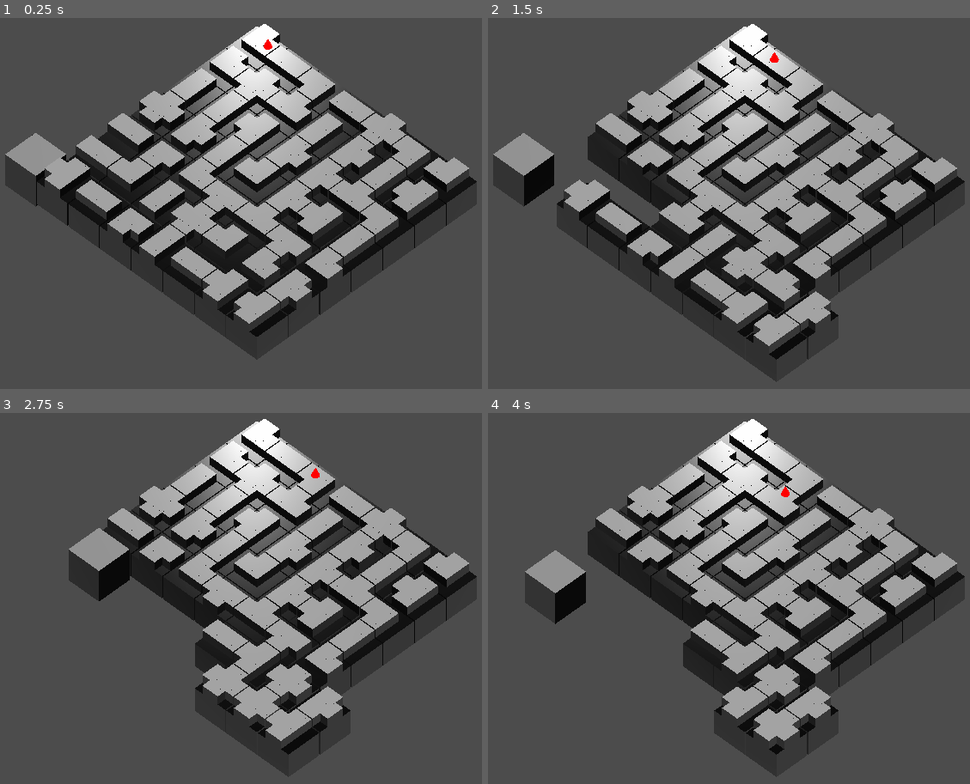
Above: before the commit, frames 1-4 (two rows, left to right).
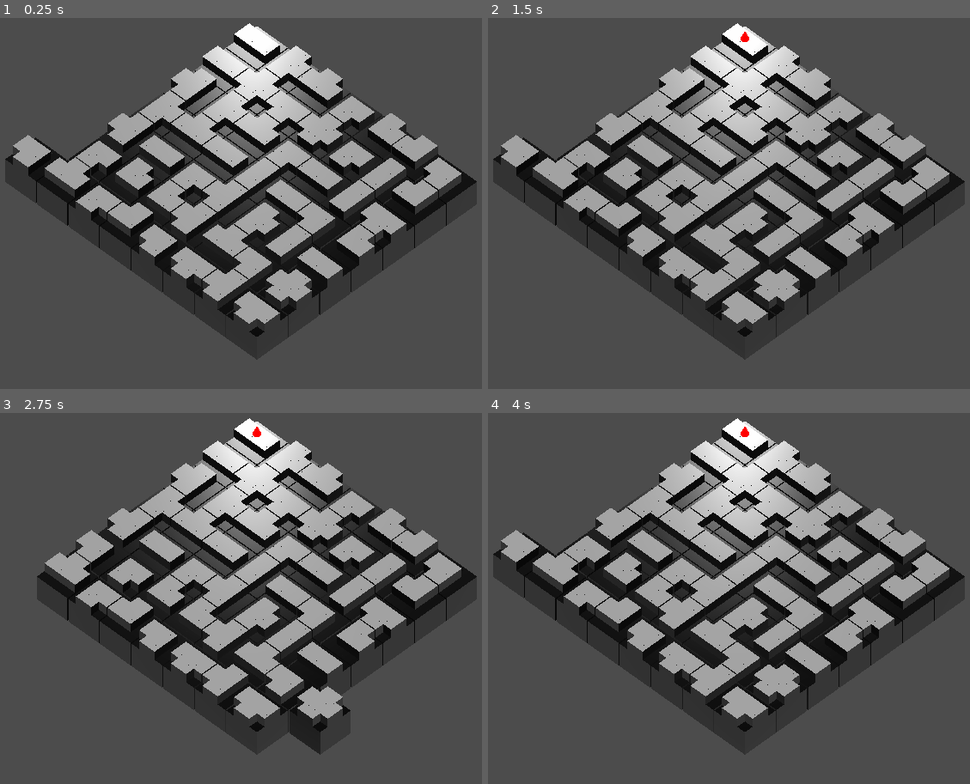
Above: after the commit, the same moments.

Repository: Maxic/magicmaze
Game: Godot game, scene res://main.tscn
Two runs of this game, one before a commit and one after it. Both use one fixed random seed, a clock stepped at 60 frames per second and the inputs below.
Inputs:
- Up to frame 1 (0.25 s): no input
- Up to frame 2 (1.5 s): tap Enter (ui_accept) at 0.5, 0.77, 1.07 s; hold Right (ui_right) 0.53-1.28 s; tap Space (accept_indicator, bound only after the commit) at 0.6, 1.25 s; tap Z (test, bound only after the commit) at 0.8, 1.35 s; hold Left (ui_left) from 1.28 s (still down)
- Up to frame 3 (2.75 s): tap Enter (ui_accept) at 1.52, 1.55, 1.82, 2.1 s; release Left (ui_left) at 2.03 s; hold Right (ui_right) from 2.03 s (still down); tap Space (accept_indicator, bound only after the commit) at 2.3 s
- Up to frame 4 (4 s): tap Enter (ui_accept) at 2.75, 3.02, 3.32, 3.77, 3.8 s; tap Space (accept_indicator, bound only after the commit) at 2.85 s; tap Z (test, bound only after the commit) at 3.05, 3.6 s; release Right (ui_right) at 3.53 s; hold Left (ui_left) from 3.53 s (still down)

The runs differ from the first frame. In frame 1, 11% of the frame differs, in the area x 1-98%, y 1-85%; in frame 2, 16%; in frame 3, 18%; in frame 4, 20%, in the area x 1-98%, y 1-99%.
Error after the commit: Invalid get index '0' (on base: 'Array'). (res://scripts/hero.gd:50)

Commit message:
WIP: working on phases

Diff:
--- a/main.tscn
+++ b/main.tscn
@@ -1,11 +1,8 @@
-[gd_scene load_steps=3 format=2]
-
-[ext_resource path="res://scripts/grid.gd" type="Script" id=1]
+[gd_scene load_steps=2 format=2]
 
 [sub_resource type="Environment" id=1]
 
 [node name="main" type="Spatial"]
-script = ExtResource( 1 )
 
 [node name="WorldEnvironment" type="WorldEnvironment" parent="."]
 environment = SubResource( 1 )
--- a/project.godot
+++ b/project.godot
@@ -33,7 +33,31 @@
 [autoload]
 
 Pathfinder="*res://scripts/pathfinder.gd"
+Grid="*res://scripts/grid.gd"
 GameLogic="*res://scripts/game_logic.gd"
+
+[input]
+
+move_indicator_right={
+"deadzone": 0.5,
+"events": [ Object(InputEventKey,"resource_local_to_scene":false,"resource_name":"","device":0,"alt":false,"shift":false,"control":false,"meta":false,"command":false,"pressed":false,"scancode":16777233,"unicode":0,"echo":false,"script":null)
+ ]
+}
+move_indicator_left={
+"deadzone": 0.5,
+"events": [ Object(InputEventKey,"resource_local_to_scene":false,"resource_name":"","device":0,"alt":false,"shift":false,"control":false,"meta":false,"command":false,"pressed":false,"scancode":16777231,"unicode":0,"echo":false,"script":null)
+ ]
+}
+accept_indicator={
+"deadzone": 0.5,
+"events": [ Object(InputEventKey,"resource_local_to_scene":false,"resource_name":"","device":0,"alt":false,"shift":false,"control":false,"meta":false,"command":false,"pressed":false,"scancode":32,"unicode":0,"echo":false,"script":null)
+ ]
+}
+test={
+"deadzone": 0.5,
+"events": [ Object(InputEventKey,"resource_local_to_scene":false,"resource_name":"","device":0,"alt":false,"shift":false,"control":false,"meta":false,"command":false,"pressed":false,"scancode":90,"unicode":0,"echo":false,"script":null)
+ ]
+}
 
 [physics]
 
--- a/scripts/game_logic.gd
+++ b/scripts/game_logic.gd
@@ -1,13 +1,39 @@
 extends Node
 
+enum phase {ENEMY_INTENTION, PLAYER_PHASE, ENEMY_ACTION}
+
+# state vars
 var grid
+var current_phase
+var end_player_phase = false
+
+# Nodes
 onready var main = get_node("/root/main")
 
 func _ready():
-	grid = main.create_grid()
-	var paths = Pathfinder.find_all_paths(Vector2(0,0), grid)
-	for path in paths:
-		print(path)
-	var hero = Hero.new(0,0)
-	main.add_child(hero)
-	hero.move_along_path(paths[0])
+	grid = Grid.create_grid()
+	current_phase = phase.ENEMY_INTENTION
+
+func _physics_process(delta):
+	if Input.is_action_just_pressed("test"):
+		end_player_phase = true
+
+	if current_phase == phase.ENEMY_INTENTION:
+		# do stuff
+		if true: # Skip tis for now
+			current_phase = phase.PLAYER_PHASE
+			return
+	if current_phase == phase.PLAYER_PHASE:
+		# enable movement of indicator tile.
+		if end_player_phase: # TODO: Add correct condition
+			grid = Grid.grid
+			current_phase = phase.ENEMY_ACTION
+			return
+	if current_phase == phase.ENEMY_ACTION:
+		var hero = Hero.new(0,0)
+		main.add_child(hero)
+		var paths = Pathfinder.find_all_paths(hero.vec_pos, grid)
+		hero.move_along_path(paths[0])
+		end_player_phase = false
+		current_phase = phase.PLAYER_PHASE
+		return
--- a/scripts/grid.gd
+++ b/scripts/grid.gd
@@ -1,23 +1,34 @@
 extends Node
 
-var GRID_HEIGHT = 7
-var GRID_WIDTH = 7
+# Grid must be square
+var GRID_DIMENSION = 7
+var GRID_HEIGHT = GRID_DIMENSION
+var GRID_WIDTH = GRID_DIMENSION
+
 var grid = []
-var type_arr
+var type_arr = [
+	"cross_n_e_s_w",
+	"straight_n_s",
+	"straight_e_w",
+	"corner_n_w",
+	"corner_n_e",
+	"corner_s_w",
+	"corner_s_e",
+	"t_n_e_s",
+	"t_n_e_w",
+	"t_n_w_s",
+	"t_s_e_w"
+	]
 
-var static_pos_arr = [[-1, 6], [-1, 5], [-1, 4], [-1, 3], [-1, 2], [-1, 1], [-1, 0], [0, -1], [1, -1], [2, -1], [3, -1], [4, -1], [5, -1], [6, -1], [7, 0], [7, 1], [7, 2], [7, 3], [7, 4], [7, 5], [7, 6], [6, 7], [5, 7], [4, 7], [3, 7], [2, 7], [1, 7], [0, 7]]
+var static_pos_arr = []
 var indicator_index = 0
 var indicator_tile
 
-var treasure_amount = 4
-
-# TEMP
-var treasure_scene = preload("res://scenes/treasure.tscn")
-
 func create_grid():
-	type_arr = ["cross_n_e_s_w", "straight_n_s", "straight_e_w", "corner_n_w", "corner_n_e", "corner_s_w", "corner_s_e", "t_n_e_s", "t_n_e_w", "t_n_w_s", "t_s_e_w"]
+	# Initialize grid with 0's
 	initialize_grid()
 
+	# Fill grid with actual tiles
 	for y in range(GRID_HEIGHT):
 		for x in range(GRID_WIDTH):
 			randomize()
@@ -27,14 +38,15 @@
 			grid[y][x] = tile
 		# TODO: Yoink weight system from seagull to distribute tiles
 
+	# Create static position array for indicator block
+	static_pos_arr = create_indicator_pos_arr()
+
 	# Place indicator cube
 	var indicator_pos = static_pos_arr[indicator_index]
-	indicator_tile = Tile.new(indicator_pos[0], indicator_pos[1], null)
+	type_arr.shuffle()
+	indicator_tile = Tile.new(indicator_pos.x, indicator_pos.y, type_arr[0])
 	add_child(indicator_tile)
-
 	return grid
-#	var paths = Pathfinder.find_all_paths(Vector2(0,0), grid)
-#	$hero.move_to_pos(paths[2])
 
 func initialize_grid():
 	for y in range(GRID_HEIGHT):
@@ -43,59 +55,72 @@
 			grid[y].append(0)
 
 func _physics_process(_delta):
-	if Input.is_action_just_pressed("ui_accept"):
-		if indicator_tile.x == -1 || indicator_tile.x == 7:
-			move_row_horizontal(indicator_tile.y, indicator_tile.x == -1)
-		if indicator_tile.y == -1 || indicator_tile.y == 7:
-			move_row_vertical(indicator_tile.x, indicator_tile.y == 7)
-
-	if Input.is_action_just_pressed("ui_right"):
-		indicator_index += 1
-		var indicator_pos = static_pos_arr[indicator_index%28]
-		indicator_tile.move_to_pos(indicator_pos[0], indicator_pos[1])
-
-	if Input.is_action_just_pressed("ui_left"):
-		indicator_index -= 1
-		var indicator_pos = static_pos_arr[indicator_index%28]
-		indicator_tile.move_to_pos(indicator_pos[0], indicator_pos[1])
+	if GameLogic.current_phase == GameLogic.phase.PLAYER_PHASE:
+		if Input.is_action_just_pressed("accept_indicator"):
+			if indicator_tile.x == -1 || indicator_tile.x == GRID_WIDTH:
+				move_row_horizontal(indicator_tile.y, indicator_tile.x == -1)
+			if indicator_tile.y == -1 || indicator_tile.y == GRID_HEIGHT:
+				move_row_vertical(indicator_tile.x, indicator_tile.y == GRID_HEIGHT)
+		if Input.is_action_just_pressed("move_indicator_right"):
+			indicator_index += 1
+			var indicator_pos = static_pos_arr[indicator_index % (GRID_WIDTH*4)]
+			indicator_tile.move_to_pos(indicator_pos.x, indicator_pos.y)
+		if Input.is_action_just_pressed("move_indicator_left"):
+			indicator_index -= 1
+			var indicator_pos = static_pos_arr[indicator_index % (GRID_WIDTH*4)]
+			indicator_tile.move_to_pos(indicator_pos.x, indicator_pos.y)
 
 func move_row_horizontal(row, right):
+	# move all tiles in row
 	for tile in grid[row]:
 		if right:
 			tile.move_to_pos(tile.x+1, tile.y)
 		else:
 			tile.move_to_pos(tile.x-1, tile.y)
+
+	# place indicator tile in grid
+	if right:
+		indicator_tile.move_to_pos(indicator_tile.x+1, indicator_tile.y)
+	else:
+		indicator_tile.move_to_pos(indicator_tile.x-1, indicator_tile.y)
 	update_grid()
 
 func move_row_vertical(column, up):
+	# move all tiles in column
 	for row in grid:
 		var tile = row[column]
 		if up:
 			tile.move_to_pos(tile.x, tile.y-1)
 		else:
 			tile.move_to_pos(tile.x, tile.y+1)
+
+	# place indicator tile in grid
+	if up:
+		indicator_tile.move_to_pos(indicator_tile.x, indicator_tile.y-1)
+	else:
+		indicator_tile.move_to_pos(indicator_tile.x, indicator_tile.y+1)
 	update_grid()
 
-# TODO: Add indicator tile, remove old tile, etc
 func update_grid():
 	for tile in get_tree().get_nodes_in_group("tiles"):
-		if tile.x < GRID_WIDTH && tile.y < GRID_HEIGHT:
+		if tile.x < GRID_WIDTH && tile.y < GRID_HEIGHT && tile.x >= 0 && tile.y >= 0:
 			grid[tile.y][tile.x] = tile
+		else:
+			indicator_tile = tile
+			indicator_index = static_pos_arr.find(Vector2(indicator_tile.x, indicator_tile.y))
 
-#	for i in range(6,-1,-1):
-#		var block = Tile.new(-1, i, null)
-#		static_pos_arr.append([-1, i])
-#		add_child(block)
-#	for i in range(7):
-#		var block = Tile.new(i, -1, null)
-#		static_pos_arr.append([i, -1])
-#		add_child(block)
-#	for i in range(7):
-#		var block = Tile.new(7, i, null)
-#		static_pos_arr.append([7, i])
-#		add_child(block)
-#	for i in range(6,-1,-1):
-#		var block = Tile.new(i, 7, null)
-#		static_pos_arr.append([i, 7])
-#		add_child(block)
-#	print(static_pos_arr)
+func create_indicator_pos_arr():
+	var pos_arr = []
+	for i in range(GRID_HEIGHT-1,-1,-1):
+		var block = Tile.new(-1, i, null)
+		pos_arr.append(Vector2(-1, i))
+	for i in range(GRID_WIDTH):
+		var block = Tile.new(i, -1, null)
+		pos_arr.append(Vector2(i, -1))
+	for i in range(GRID_HEIGHT):
+		var block = Tile.new(GRID_HEIGHT, i, null)
+		pos_arr.append(Vector2(GRID_HEIGHT, i))
+	for i in range(GRID_WIDTH-1,-1,-1):
+		var block = Tile.new(i, GRID_WIDTH, null)
+		pos_arr.append(Vector2(i, GRID_WIDTH))
+	return pos_arr
--- a/scripts/pathfinder.gd
+++ b/scripts/pathfinder.gd
@@ -37,14 +37,6 @@
 		elif neighbour_arr.size() > 1:
 			junction_arr.append(current_tile)
 			current_tile = neighbour_arr[0]
-#	var amount_of_paths = 0
-#	for key in visited_tiles.keys():
-#		if visited_tiles[key]:
-#			print(key)
-#			amount_of_paths += 1
-#	print(amount_of_paths)
-#	for path in paths_arr:
-#		print(path)
 	return paths_arr
 
 func find_all_neighbours(x, y, grid):
